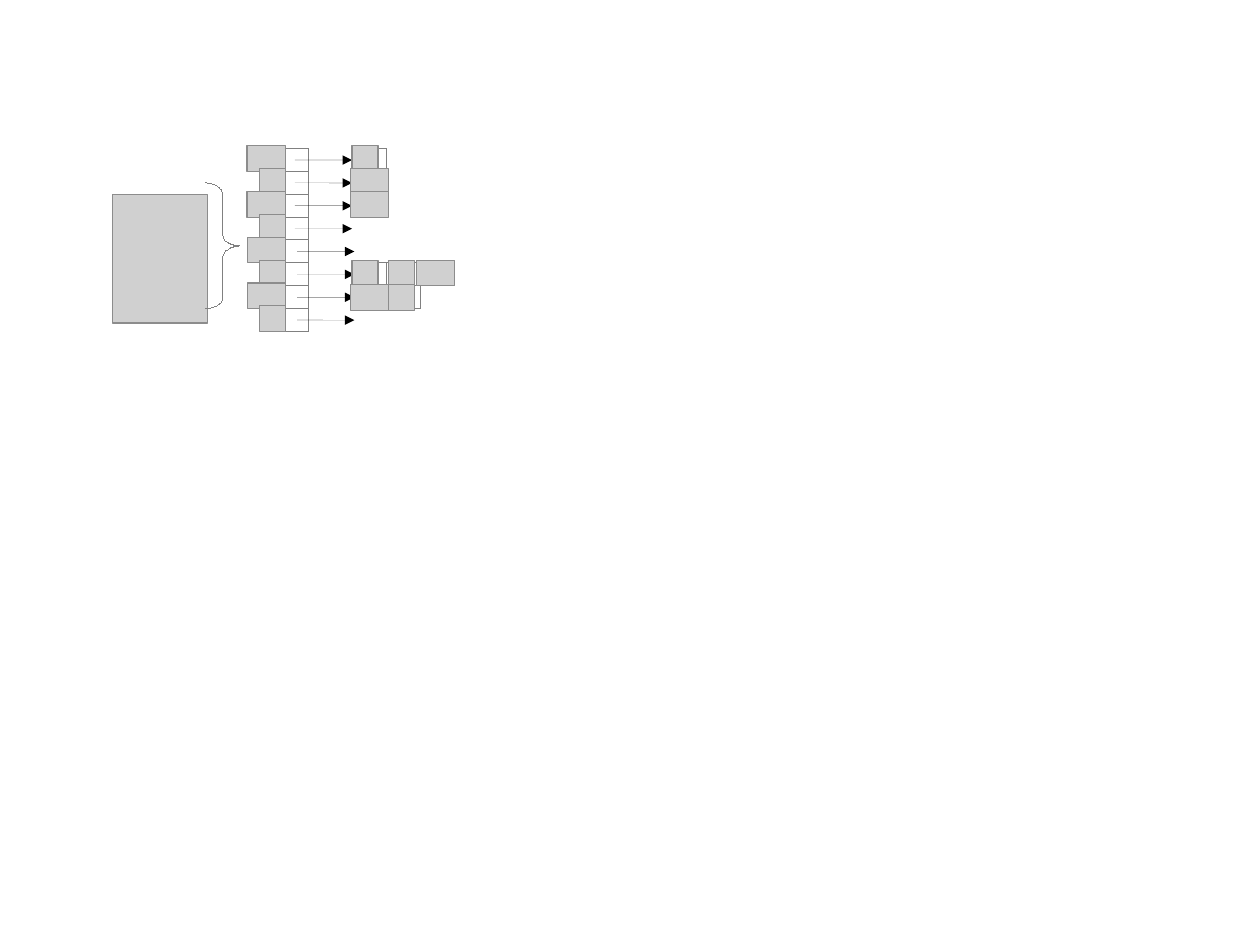
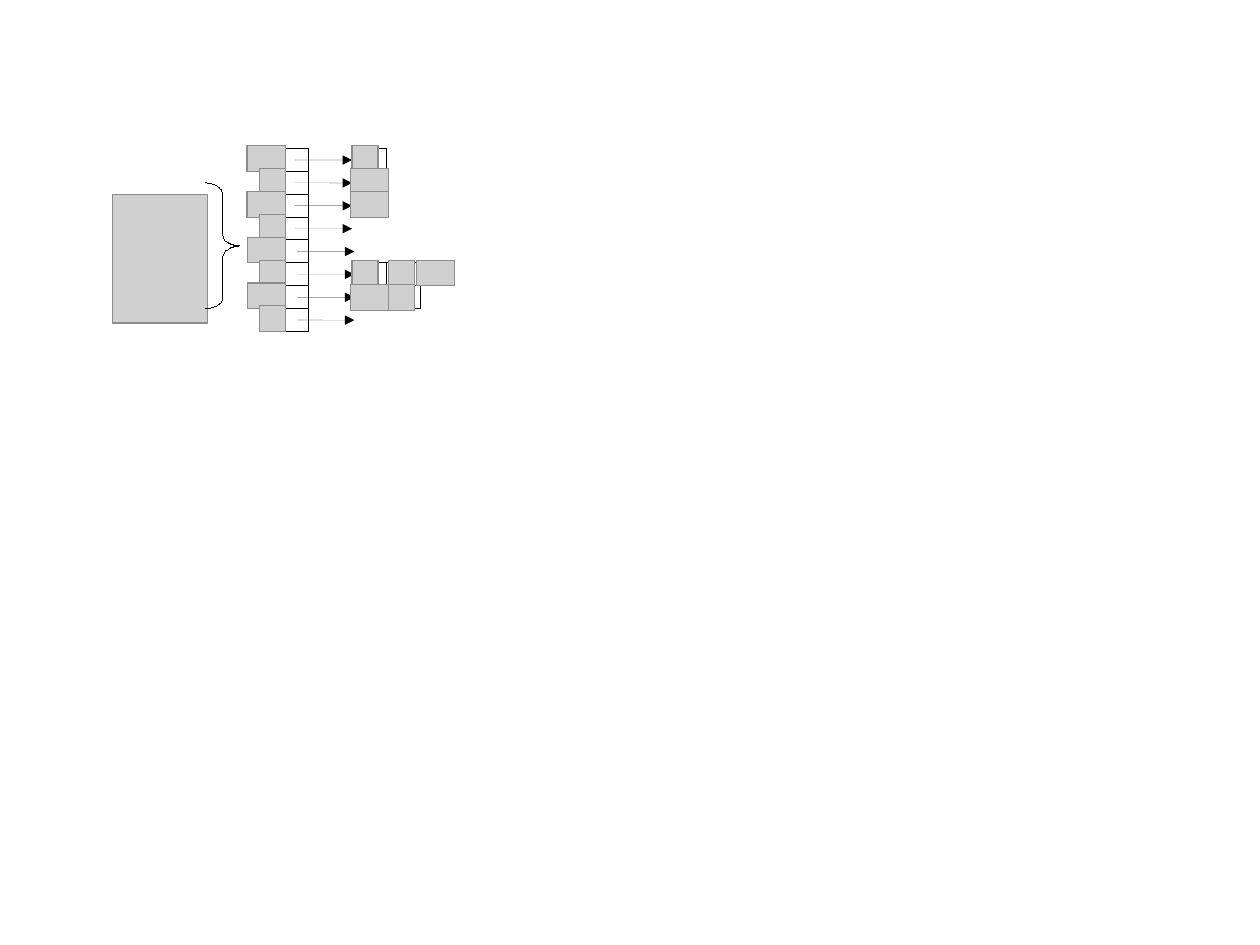
Before and after one commit to jolate/mt, a slide deck: slide 1 of diiccstyle/binary lists.odp. Drawn at 1260x945 pixels with LibreOffice and Linux fonts; fonts in the diff are those of the drawing; grey boxes stand for pictures. Boxes give left, top, right and bottom in pixels: in the first picture for what was removed or moved away, otherwise in the second. Text is boxed around its words. In the diff, an @@ line names an element or a change of style, - is before the commit and + after.

```diff
--- a/diiccstyle/binary lists.odp
+++ b/diiccstyle/binary lists.odp
@@ outline #808080 0 pt to #000000 0 pt in 13 elements at [286,240,309,263], [286,263,309,286], [286,286,309,309], [286,309,309,332], [286,149,309,172], [286,172,309,194], [286,194,309,217], [286,217,309,240], [352,263,386,286], [352,149,386,172], [386,286,421,309], [386,263,421,286], [206,183,240,309] @@
```
Also in this commit, not shown: 16 other files.
